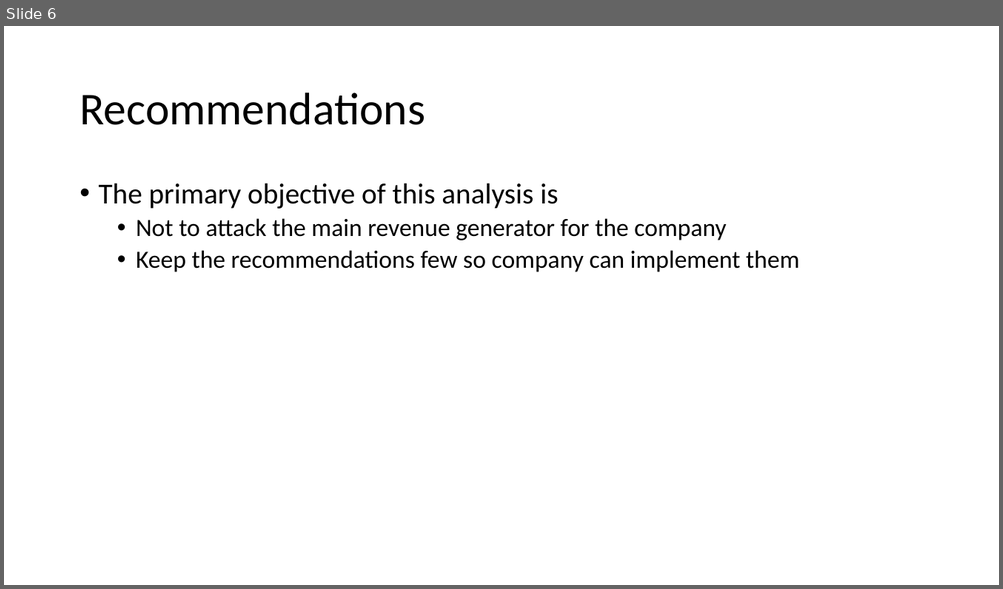
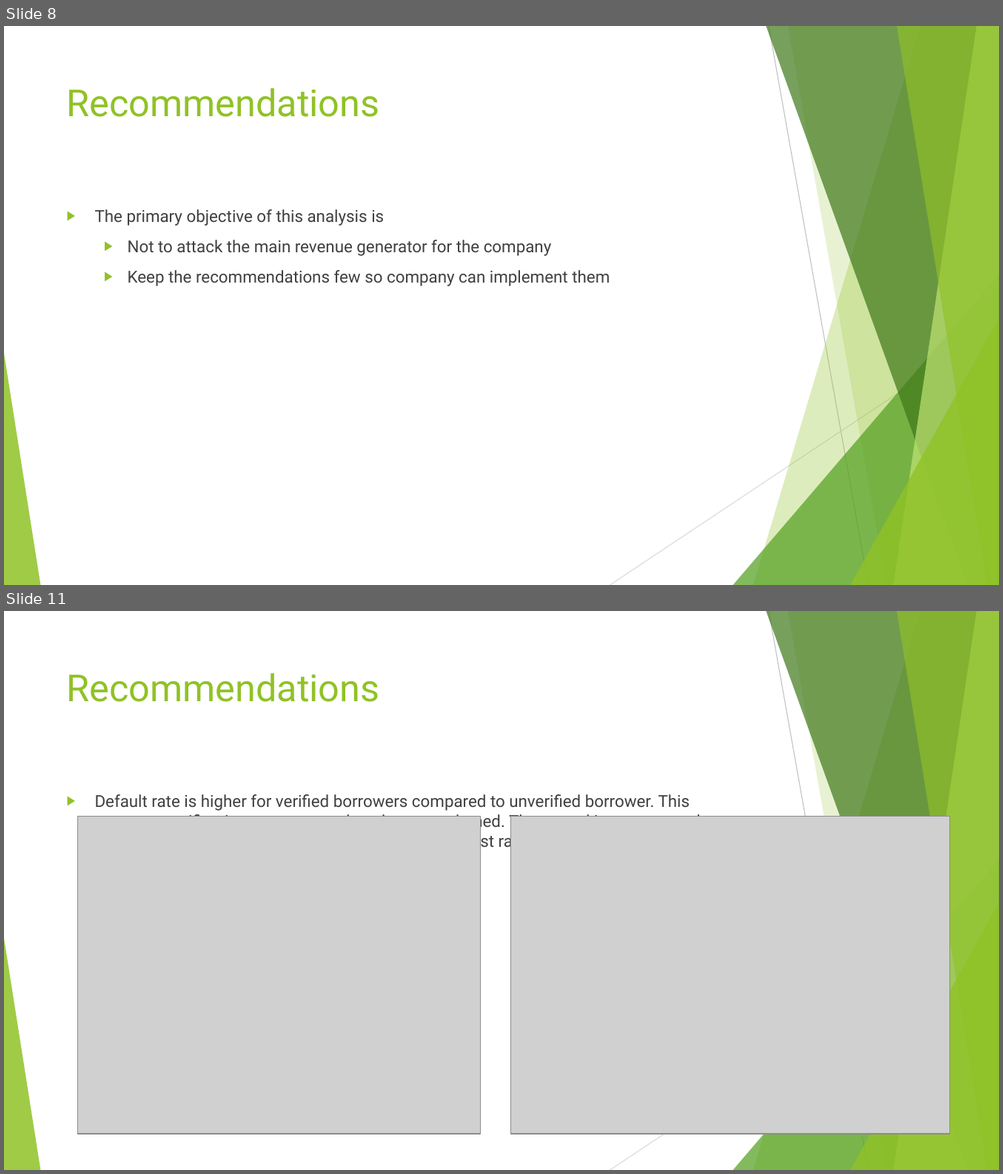
Before and after one commit to sivavaddadi/LendingClubCaseStudy, a slide deck: Lending_Club_Case_Study.pptx. Shown one above the other, each under a label of ours: slide 6 before the commit, slides 8 and 11 after it; the slides between them are not shown. The pictures are 1003x589 and 1003x1174 pixels, drawn with LibreOffice and Linux fonts; fonts in the diff are those of the drawing; grey boxes stand for pictures. Boxes give left, top, right and bottom in pixels: in the first picture for what was removed or moved away, otherwise in the second. Text is boxed around its words. In the diff, an @@ line names an element or a change of style, - is before the commit and + after.

Commit message:
added charts to the analysis report and added a theme

```diff
--- a/Lending_Club_Case_Study.pptx
+++ b/Lending_Club_Case_Study.pptx
@@ slide 11 added at <box>4,611,999,1170</box>, background #FFFFFF; not listed: 10 template elements that a slide beside it also shows @@
@@ title added at <box>67,673,380,702</box>, 36 pt, text #90C226 @@
+Recommendations
@@ text added at <box>95,795,714,851</box>, 16 pt, text #404040 @@
+▶ Default rate is higher for verified borrowers compared to unverified borrower. This suggests verification process needs to be strengthened. The annual incomes may be suspect based on which higher loans at higher interest rates are being given.
@@ picture added at <box>78,817,481,1135</box> @@
@@ picture added at <box>511,817,949,1135</box> @@
@@ what was slide 6 is now slide 8 @@
@@ slide 8 changed as well @@
@@ title "Recommendations": place and size @@
-title "Recommendations" at <box>79,93,425,125</box>
+title "Recommendations" at <box>67,88,380,117</box>
@@ title "Recommendations" at <box>67,88,380,117</box>: size 44 to 36 pt, font Calibri to Roboto, text colour #000000 to #90C226; line spacing 0.9 to 1; vertical alignment middle to top @@
@@ text "The primary objective of this ...": place and size @@
-text "The primary objective of this ..." at <box>99,183,799,272</box>
+text "The primary objective of this ..." at <box>95,210,609,286</box>
@@ text "The primary objective of this ..." at <box>95,210,609,286</box>: size 28 to 16 pt in "The primary objective of this analysis is"; font Calibri to Roboto, text colour #000000 to #404040; size 24 to 16 pt in "Not to attack the main revenue generator ...", "Keep the recommendations few so company can ..."; bullet • to ▶; line spacing 0.9 to 1; more space between paragraphs @@
@@ group added at <box>4,26,999,585</box>: 5 freeform shapes, 3 triangles, 2 lines @@
```
Also in this commit, not shown: 8 other slides changed, 5 other slides added.
